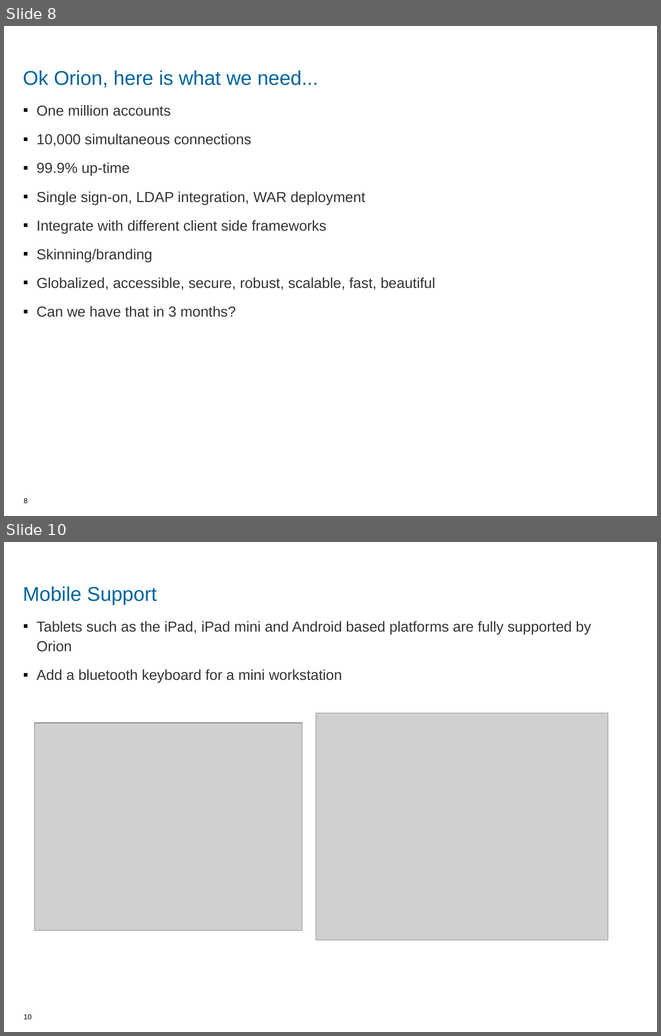
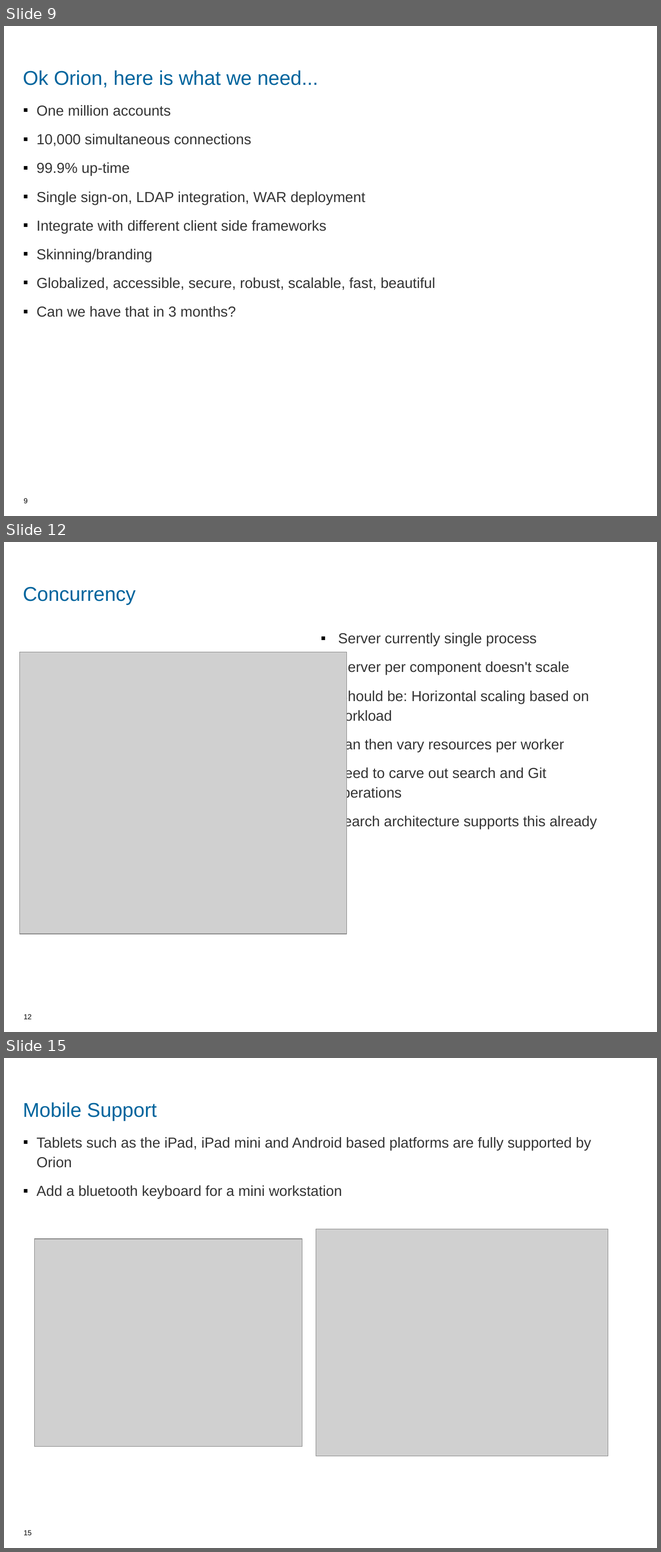
Before and after one commit to jarthorn/e4rover, a slide deck: eclipseconeurope2013/jazzhub-orion.odp. Shown one above the other, each under a label of ours: slides 8 and 10 before the commit, slides 9, 12 and 15 after it; the slides between them are not shown. The pictures are 661x1036 and 661x1552 pixels, drawn with LibreOffice and Linux fonts; fonts in the diff are those of the drawing; grey boxes stand for pictures; background and template pictures are left out. Boxes give left, top, right and bottom in pixels: in the first picture for what was removed or moved away, otherwise in the second. Text is boxed around its words. In the diff, an @@ line names an element or a change of style, - is before the commit and + after.

```diff
--- a/eclipseconeurope2013/jazzhub-orion.odp
+++ b/eclipseconeurope2013/jazzhub-orion.odp
@@ slide 12 added at box(4, 542, 657, 1032), background #FFFFFF @@
@@ title added at box(23, 587, 136, 605), 22 pt, text #00649D @@
+Concurrency
@@ text added at box(334, 633, 597, 829), 16 pt, text #333333 @@
+▪ Server currently single process
+▪ Server per component doesn't scale
+▪ Should be: Horizontal scaling based on workload
+▪ Can then vary resources per worker
+▪ Need to carve out search and Git operations
+▪ Search architecture supports this already
@@ picture added at box(20, 652, 347, 934) @@
@@ page number added at box(24, 1014, 32, 1019), 8 pt, text #000000 @@
+12
@@ what was slide 8 is now slide 9 @@
@@ page number at box(24, 498, 28, 503): text changed @@
-8
+9
@@ what was slide 10 is now slide 15 @@
@@ page number at box(24, 1530, 32, 1535): text changed @@
-10
+15
```
Also in this commit, not shown: 3 slides changed, 5 other slides added, 2 slides removed.
